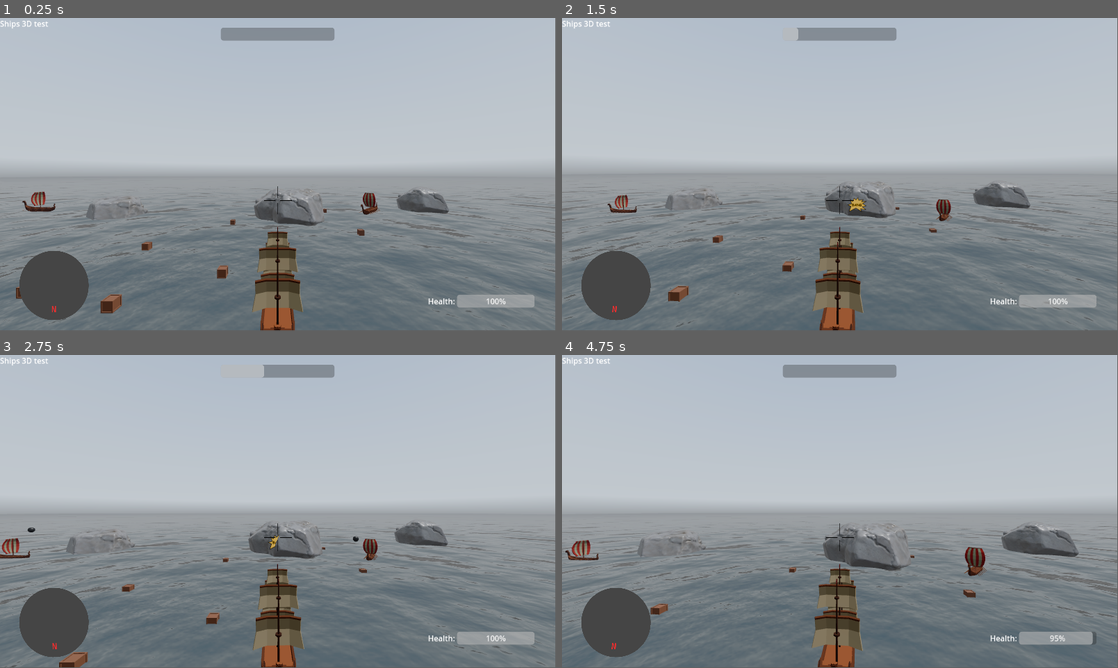
Above: before the commit, frames 1-4 (two rows, left to right).
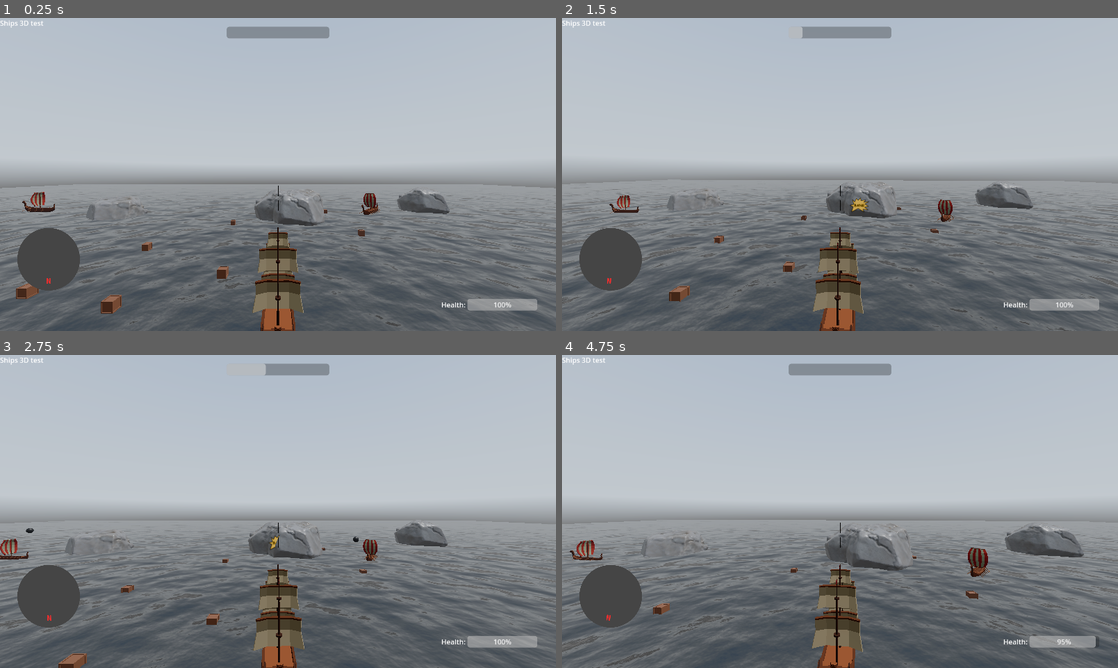
Above: after the commit, the same moments.

Repository: jacekjarosz55/ships-3d
Game: Godot game, scene res://world.tscn
The game is run twice, just before and just after one commit, with the same random seed, the same clock (stepped at 60 frames per second) and the same inputs. A sky picture missing from this copy of the repository is replaced by a grey-blue gradient.
Inputs (mouse positions are in pixels of both pictures, inside the frame that each line leads up to):
- Up to frame 1 (0.25 s): no input
- Up to frame 2 (1.5 s): tap Enter (ui_accept) at 0.5, 0.77 s; move the mouse to (867, 171) at 0.52 s; hold W (forward) from 0.53 s (still down); click (867, 171) at 0.6 s; move the mouse to (812, 174) at 1.27 s; click (812, 174) at 1.35 s
- Up to frame 3 (2.75 s): keep holding W (forward); tap Enter (ui_accept) at 1.52 s; move the mouse to (289, 505) at 2.02 s; click (289, 505) at 2.1 s
- Up to frame 4 (4.75 s): keep holding W (forward); move the mouse to (834, 514) at 2.77 s; click (834, 514) at 2.85 s; tap Enter (ui_accept) at 3.02, 3.77, 4.52 s; move the mouse to (878, 514) at 3.52 s; click (878, 514) at 3.6 s; move the mouse to (795, 508) at 4.27 s; click (795, 508) at 4.35 s
In our replay, the window is 799x449 before the commit and 800x450 after it. These sizes can differ from the game's own. Grey fills any space a smaller window leaves; there, only what the larger window draws over its background counts as a difference.

The runs differ from the first frame. In frame 1, 16% of the frame differs, in the area x 0-100%, y 0-100%; in frame 2, 16%; in frame 3, 16%; in frame 4, 16%.

Commit message:
animate water (and disable ssr for now)

Diff:
--- a/project.godot
+++ b/project.godot
@@ -14,6 +14,13 @@
 run/main_scene="uid://bvl4ny1hp8yjq"
 config/features=PackedStringArray("4.4", "Forward Plus")
 config/icon="uid://ce7xuervr803g"
+
+[display]
+
+window/size/viewport_width=1280
+window/size/viewport_height=720
+window/size/mode=3
+window/stretch/mode="viewport"
 
 [dotnet]
 
@@ -61,6 +68,4 @@
 
 [rendering]
 
-anti_aliasing/quality/msaa_3d=1
 anti_aliasing/quality/screen_space_aa=1
-anti_aliasing/quality/use_taa=true
--- /dev/null
+++ b/sea_material_original.tres
@@ -0,0 +1,24 @@
+[gd_resource type="StandardMaterial3D" load_steps=3 format=3 uid="uid://df2ovgwrvljrx"]
+
+[sub_resource type="FastNoiseLite" id="FastNoiseLite_xwcm7"]
+fractal_octaves = 8
+metadata/_preview_in_3d_space_ = true
+
+[sub_resource type="NoiseTexture2D" id="NoiseTexture2D_036b0"]
+width = 1024
+height = 1024
+in_3d_space = true
+seamless = true
+as_normal_map = true
+noise = SubResource("FastNoiseLite_xwcm7")
+
+[resource]
+albedo_color = Color(0.489659, 0.535981, 0.540564, 1)
+metallic = 1.0
+metallic_specular = 1.0
+roughness = 0.0
+normal_enabled = true
+normal_texture = SubResource("NoiseTexture2D_036b0")
+uv1_scale = Vector3(0.01, 0.01, 0.01)
+uv1_triplanar = true
+uv1_world_triplanar = true
--- /dev/null
+++ b/sea_material_shader.gdshader
@@ -0,0 +1,30 @@
+shader_type spatial;
+
+uniform sampler2D noise;
+uniform sampler2D noise2;
+/*
+*/
+
+void vertex() {
+	// Called for every vertex the material is visible on.
+}
+
+void fragment() {
+	// Called for every pixel the material is visible on.
+	//ALBEDO = vec3(0.5,0.5,0.5);
+	ALBEDO = vec3(0.4);
+	NORMAL_MAP =  mix(
+		texture(noise, vec2(UV*8.0+TIME/100.0)).rgb,
+		texture(noise2, vec2(UV*8.0-TIME/300.0)).rgb, 0.5
+		);
+
+	METALLIC = 1.0;
+	ROUGHNESS = 0.0;
+	//NORMAL_MAP = (texture(noise, vec2(UV+TIME/1000.0)).rgb + texture(noise2, vec2(UV-TIME/2000.0)).rgb)*0.5;
+	NORMAL_MAP_DEPTH = 2.0;
+}
+
+//void light() {
+//	// Called for every pixel for every light affecting the material.
+//	// Uncomment to replace the default light processing function with this one.
+//}
--- /dev/null
+++ b/sea_material_shader.tres
@@ -0,0 +1,29 @@
+[gd_resource type="ShaderMaterial" load_steps=6 format=3 uid="uid://y67au3ano2ij"]
+
+[ext_resource type="Shader" uid="uid://d0ebkt3wgvmu8" path="res://sea_material_shader.gdshader" id="1_dc0lp"]
+
+[sub_resource type="FastNoiseLite" id="FastNoiseLite_dc0lp"]
+frequency = 0.0104
+fractal_octaves = 3
+
+[sub_resource type="NoiseTexture2D" id="NoiseTexture2D_rir78"]
+seamless = true
+as_normal_map = true
+noise = SubResource("FastNoiseLite_dc0lp")
+
+[sub_resource type="FastNoiseLite" id="FastNoiseLite_kfg3d"]
+frequency = 0.008
+fractal_octaves = 6
+
+[sub_resource type="NoiseTexture2D" id="NoiseTexture2D_vy681"]
+width = 1024
+height = 1024
+seamless = true
+as_normal_map = true
+noise = SubResource("FastNoiseLite_kfg3d")
+
+[resource]
+render_priority = 0
+shader = ExtResource("1_dc0lp")
+shader_parameter/noise = SubResource("NoiseTexture2D_rir78")
+shader_parameter/noise2 = SubResource("NoiseTexture2D_vy681")
--- a/world.tscn
+++ b/world.tscn
@@ -1,6 +1,7 @@
-[gd_scene load_steps=19 format=3 uid="uid://bvl4ny1hp8yjq"]
+[gd_scene load_steps=17 format=3 uid="uid://bvl4ny1hp8yjq"]
 
 [ext_resource type="PackedScene" uid="uid://c25uqfaqv1ctn" path="res://crate.tscn" id="1_dwbse"]
+[ext_resource type="Material" uid="uid://y67au3ano2ij" path="res://sea_material_shader.tres" id="2_ic0uy"]
 [ext_resource type="PackedScene" uid="uid://cst3man2cc2uj" path="res://sea.tscn" id="2_tlwt5"]
 [ext_resource type="PackedScene" uid="uid://bo7fua7xro0p7" path="res://player_ship.tscn" id="3_aqk2v"]
 [ext_resource type="Texture2D" uid="uid://bo0a5inresyuh" path="res://kloofendal_48d_partly_cloudy_puresky_2k.hdr" id="3_wse8f"]
@@ -11,31 +12,9 @@
 [ext_resource type="PackedScene" uid="uid://bcxvaggkty0wr" path="res://enemy.tscn" id="7_pkg7o"]
 [ext_resource type="PackedScene" uid="uid://08tre56da7nw" path="res://rock.tscn" id="9_ioo17"]
 
-[sub_resource type="FastNoiseLite" id="FastNoiseLite_xwcm7"]
-fractal_octaves = 8
-
-[sub_resource type="NoiseTexture2D" id="NoiseTexture2D_036b0"]
-width = 1024
-height = 1024
-in_3d_space = true
-seamless = true
-as_normal_map = true
-noise = SubResource("FastNoiseLite_xwcm7")
-
-[sub_resource type="StandardMaterial3D" id="StandardMaterial3D_xwcm7"]
-albedo_color = Color(0.489659, 0.535981, 0.540564, 1)
-metallic = 1.0
-metallic_specular = 1.0
-roughness = 0.0
-normal_enabled = true
-normal_texture = SubResource("NoiseTexture2D_036b0")
-uv1_scale = Vector3(0.01, 0.01, 0.01)
-uv1_triplanar = true
-uv1_world_triplanar = true
-
 [sub_resource type="PlaneMesh" id="PlaneMesh_dwbse"]
-material = SubResource("StandardMaterial3D_xwcm7")
-size = Vector2(1024, 1024)
+material = ExtResource("2_ic0uy")
+size = Vector2(256, 256)
 
 [sub_resource type="PanoramaSkyMaterial" id="PanoramaSkyMaterial_ic0uy"]
 panorama = ExtResource("3_wse8f")
@@ -48,8 +27,6 @@
 sky = SubResource("Sky_aqk2v")
 reflected_light_source = 2
 tonemap_mode = 4
-ssr_enabled = true
-ssr_max_steps = 128
 ssr_fade_in = 0.126133
 ssr_fade_out = 0.071794
 ssr_depth_tolerance = 0.41
@@ -76,6 +53,8 @@
 [node name="FluidArea3D" parent="." instance=ExtResource("2_tlwt5")]
 
 [node name="SeaSurface" type="MeshInstance3D" parent="FluidArea3D"]
+transform = Transform3D(1, 0, 0, 0, 1, 0, 0, 0, 1, 0, 0, -1)
+material_override = ExtResource("2_ic0uy")
 mesh = SubResource("PlaneMesh_dwbse")
 skeleton = NodePath("../../PlayerShip")
 
Not shown, added: sea_material_shader.gdshader.uid
